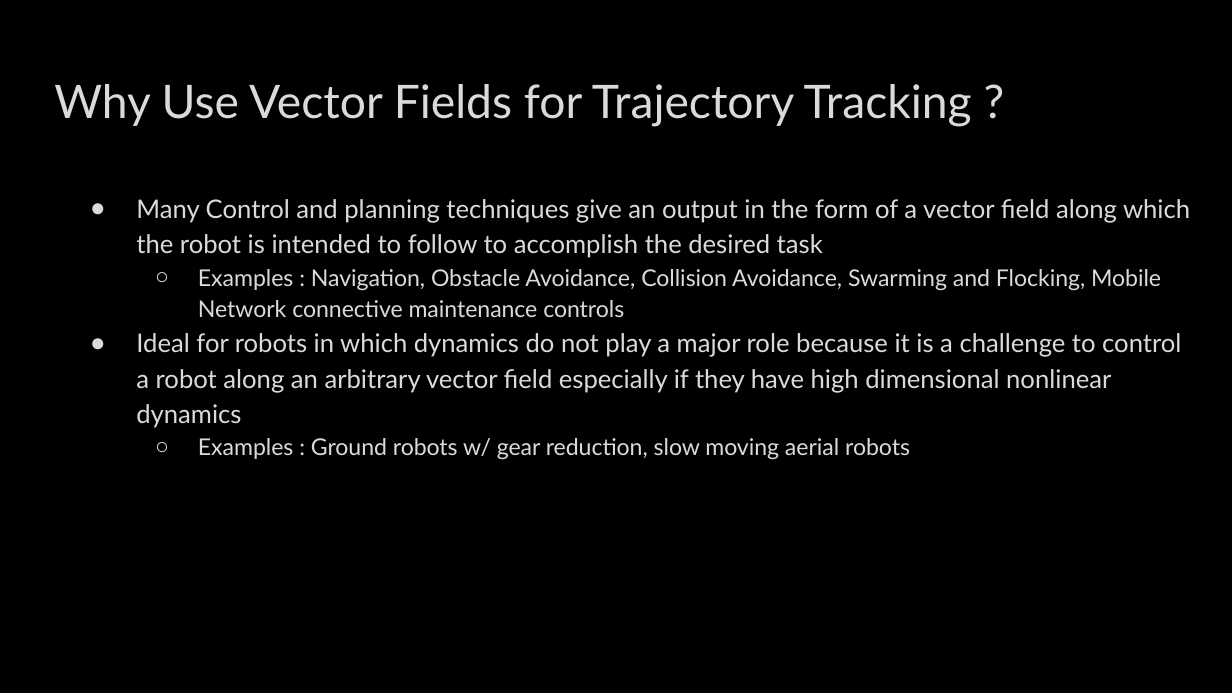
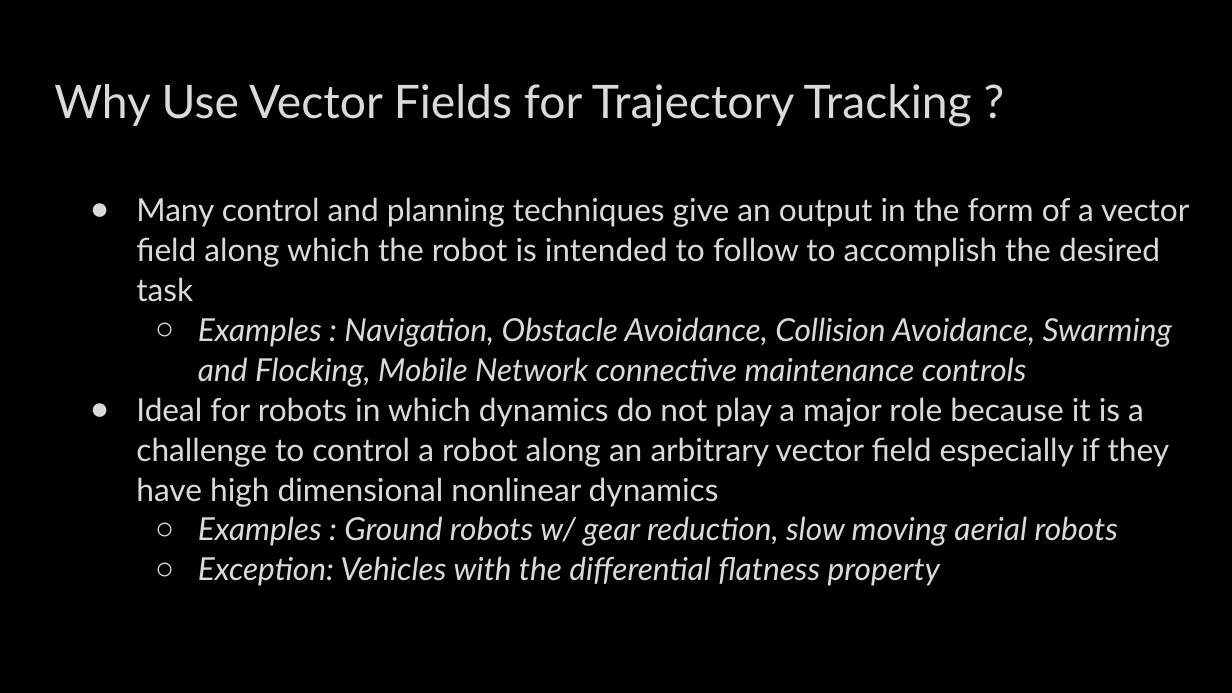
Before and after one commit to rdensamo/CSE498-FinalProject-21-Densamo, a slide deck: slide 2 of Aerial Robotics Final Project Presentation .pptx. Drawn at 1232x693 pixels with LibreOffice and Linux fonts; fonts in the diff are those of the drawing; background and template pictures are left out. Boxes give left, top, right and bottom in pixels: in the first picture for what was removed or moved away, otherwise in the second. Text is boxed around its words. In the diff, an @@ line names an element or a change of style, - is before the commit and + after.

```diff
--- a/Aerial Robotics Final Project Presentation .pptx
+++ b/Aerial Robotics Final Project Presentation .pptx
@@ text at box(136, 197, 1189, 302): text changed; size 15 to 18.5 pt @@
-● Many Control and planning techniques give an output in the form of a vector field along which the robot is intended to follow to accomplish the desired task
+● Many control and planning techniques give an output in the form of a vector field along which the robot is intended to follow to accomplish the desired task
@@ text at box(136, 317, 1172, 546): size 13.5 to 18.5 pt, italic on in "Examples : Navigation, Obstacle Avoidance, Collision Avoidan ...", "Examples : Ground robots w/ gear reduction, ..."; size 15 to 18.5 pt in "Ideal for robots in which dynamics do ..."; line spacing 1.15 to 1.05 @@
@@ text at box(198, 556, 940, 586): paragraph added @@
+  ○ Exception: Vehicles with the differential flatness property
```
Also in this commit, not shown: 6 other slides changed, 1 slide added, 1 slide removed, 1 other file.
